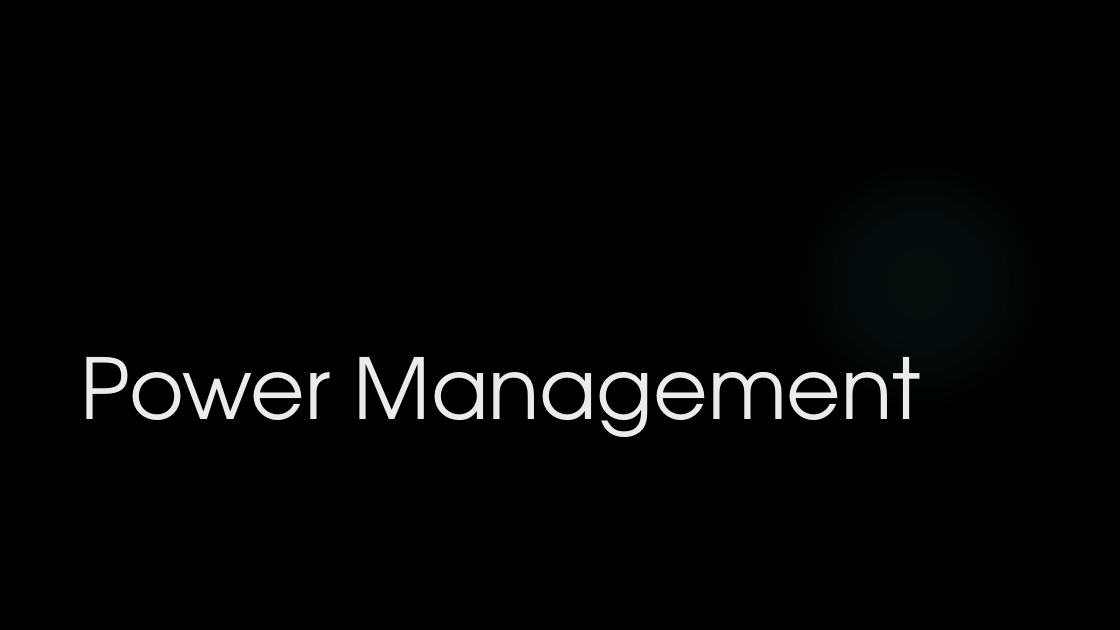
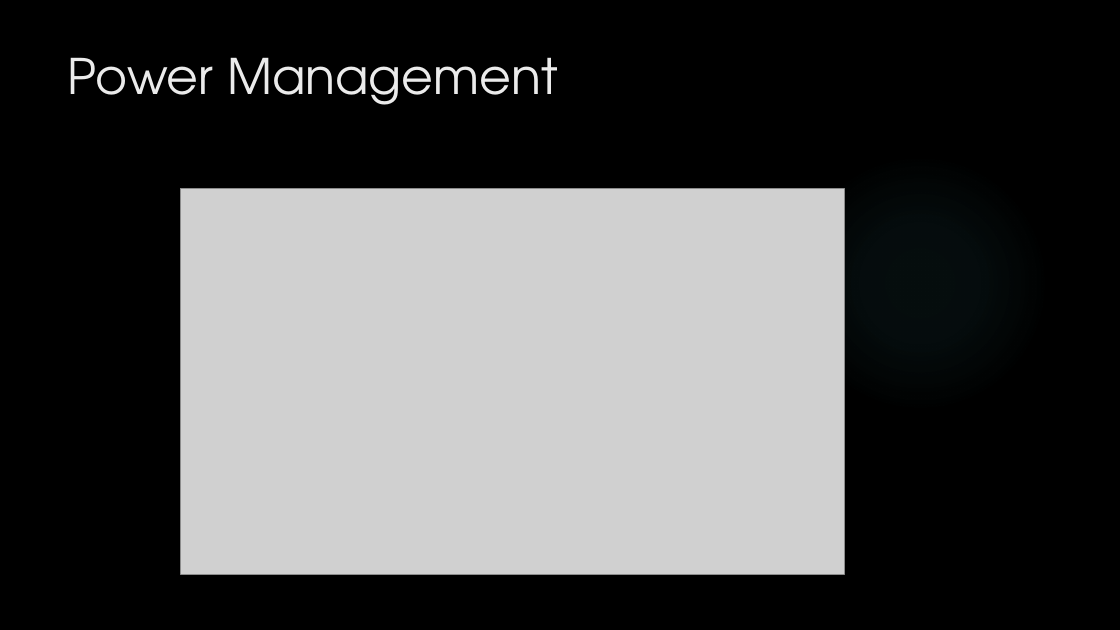
Before and after one commit to HASP-UMN/CubeSat, a slide deck: slide 24 of Presentations/PDR_Presentation.pptx. Drawn at 1120x630 pixels with LibreOffice and Linux fonts; fonts in the diff are those of the drawing; grey boxes stand for pictures; background and template pictures are left out. Boxes give left, top, right and bottom in pixels: in the first picture for what was removed or moved away, otherwise in the second. Text is boxed around its words. In the diff, an @@ line names an element or a change of style, - is before the commit and + after.

```diff
--- a/Presentations/PDR_Presentation.pptx
+++ b/Presentations/PDR_Presentation.pptx
@@ title "Power Management": place and size @@
-title "Power Management" at <box>81,357,921,437</box>
+title "Power Management" at <box>68,57,558,105</box>
@@ title "Power Management" at <box>68,57,558,105</box>: size 72 to 42 pt; vertical alignment bottom to top @@
@@ picture added at <box>181,188,844,574</box> @@
```
Also in this commit, not shown: 6 other slides changed, 1 slide added, 1 slide removed, 3 other files.
